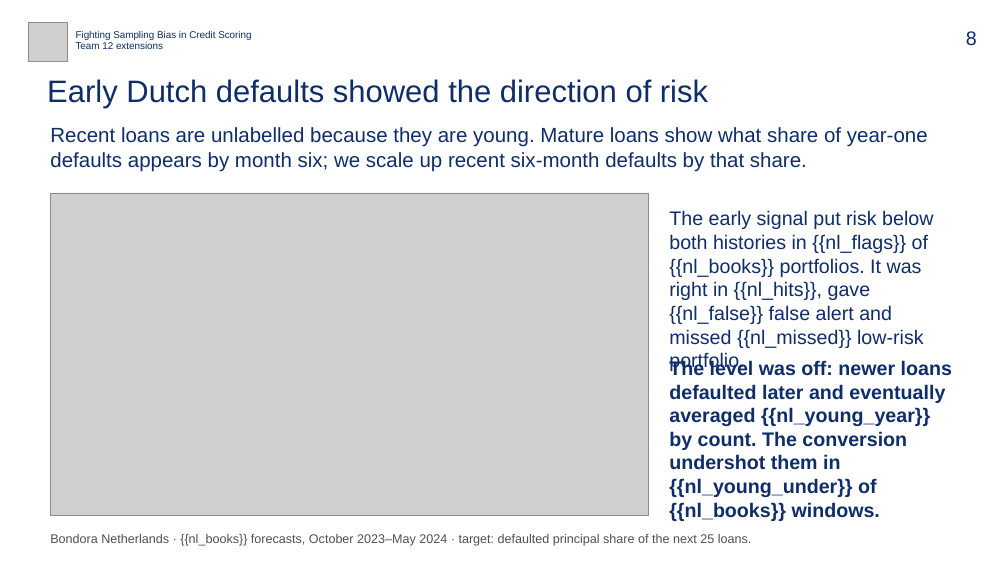
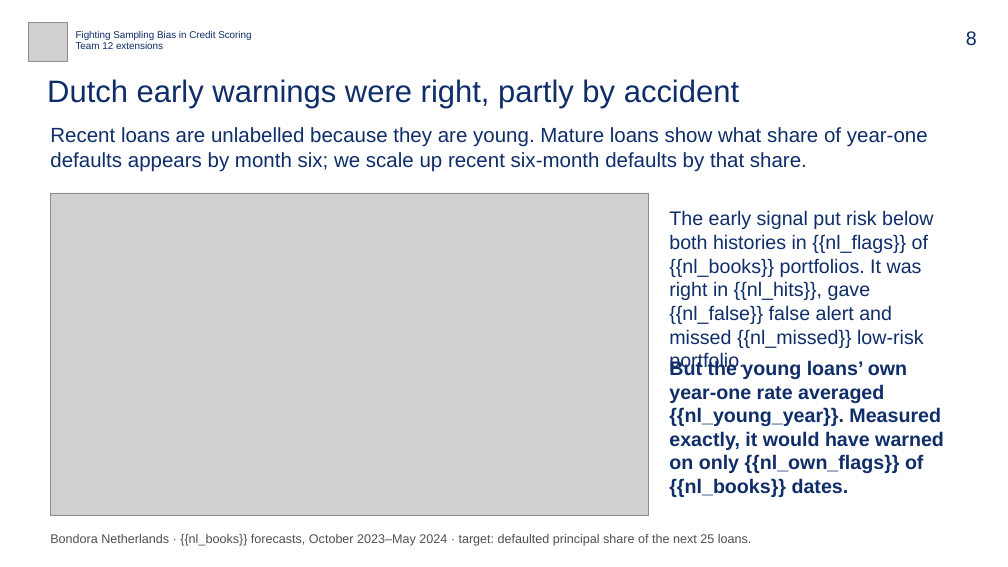
Before and after one commit to bigpurota/paper11, a slide deck: slide 8 of slides/talk-template.pptx. Drawn at 1008x567 pixels with LibreOffice and Linux fonts; fonts in the diff are those of the drawing; grey boxes stand for pictures. Boxes give left, top, right and bottom in pixels: in the first picture for what was removed or moved away, otherwise in the second. Text is boxed around its words. In the diff, an @@ line names an element or a change of style, - is before the commit and + after.

```diff
--- a/slides/talk-template.pptx
+++ b/slides/talk-template.pptx
@@ text at bbox=[47, 79, 739, 109]: text changed @@
-Early Dutch defaults showed the direction of risk
+Dutch early warnings were right, partly by accident
@@ text at bbox=[669, 360, 944, 497]: text changed @@
-The level was off: newer loans defaulted later and eventually averaged {{nl_young_year}} by count. The conversion undershot them in {{nl_young_under}} of {{nl_books}} windows.
+But the young loans’ own year-one rate averaged {{nl_young_year}}. Measured exactly, it would have warned on only {{nl_own_flags}} of {{nl_books}} dates.
```
Also in this commit, not shown: 2 other slides changed, 15 other files.
